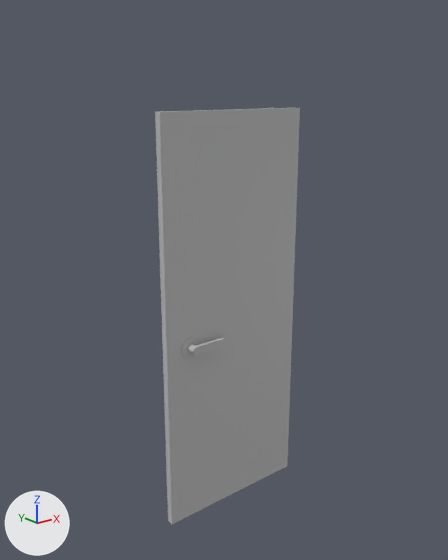
A saved change to the FBX model HoodwinkProject/Assets/_Hoodwink/Models/Blockout/env_door_01.fbx.
Before and after are seen from a 50 mm camera at (-1.87, -2.26, 2.14) aimed at (-0.03, 0.04, 1.22). Every picture has the same lights, and +X, +Y and +Z are marked at lower left. Where no turn or scale is listed for an object, it has been applied to the vertices.

The scene before the commit, as lines of its bpy script (objects in view):
```python
me_mesh = bpy.data.meshes.new('Mesh')
me_mesh.from_pydata(...)  # a box spanning x -0.41..0.41, y -0.02..0.02, z -1.02..1.02
me_mesh.materials.append(mat_lambert1)  # grey #bcbcbc
me_mesh_001 = bpy.data.meshes.new('Mesh.001')
me_mesh_001.from_pydata(...)  # 150 vertices, 148 faces; spans x -0.115..0.115, y -0.07..0.07, z -0.055..0.055
me_mesh_001.materials.append(mat_lambert1)  # grey #bcbcbc
ob_door2 = bpy.data.objects.new('Door2', me_mesh)
ob_door2.location = (0.0, 0.0, 1.018)
ob_handlebase2 = bpy.data.objects.new('Handlebase2', me_mesh_001)
ob_handlebase2.location = (-0.214, 0.0, 0.943)
```
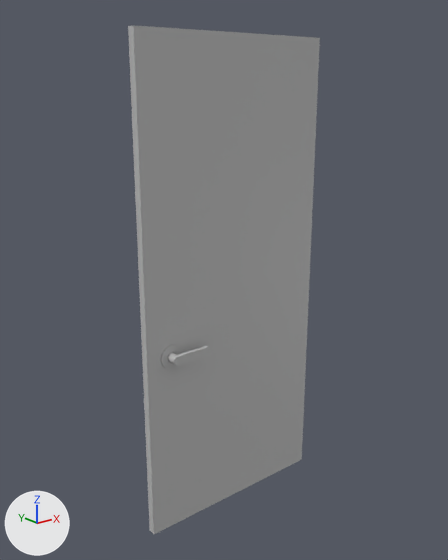
Changed parts and their boxes [x1, y1, x2, y2] in the pictures (448 x 560 px):
'Door2', mesh rescaled, moved (32% wider, 22% taller)
    before: [155, 108, 300, 524]
    after: [128, 25, 320, 534]
'Handlebase2', moved
    before: [181, 337, 226, 359]
    after: [161, 345, 210, 369]

What changed in the scene script:
```text
Change me_mesh:
    where me_mesh.from_pydata(...)  # 8 vertices, 6 faces; spans x -0.41..0.41, y -0.02..0.02, z -1.02..1.02
    used by ob_door2; location = (0.0, 0.0, 1.018)
    me_mesh part 1: the whole mesh is scaled about its middle by (1.28, 1.16, 1.16)
Change ob_handlebase2:
    ob_handlebase2.location: (-0.214, 0.0, 0.943) -> (-0.329, -0.003, 0.931)
Change ob_door2:
    ob_door2.location: (0.0, 0.0, 1.018) -> (0.001, -0.003, 1.181)
```
